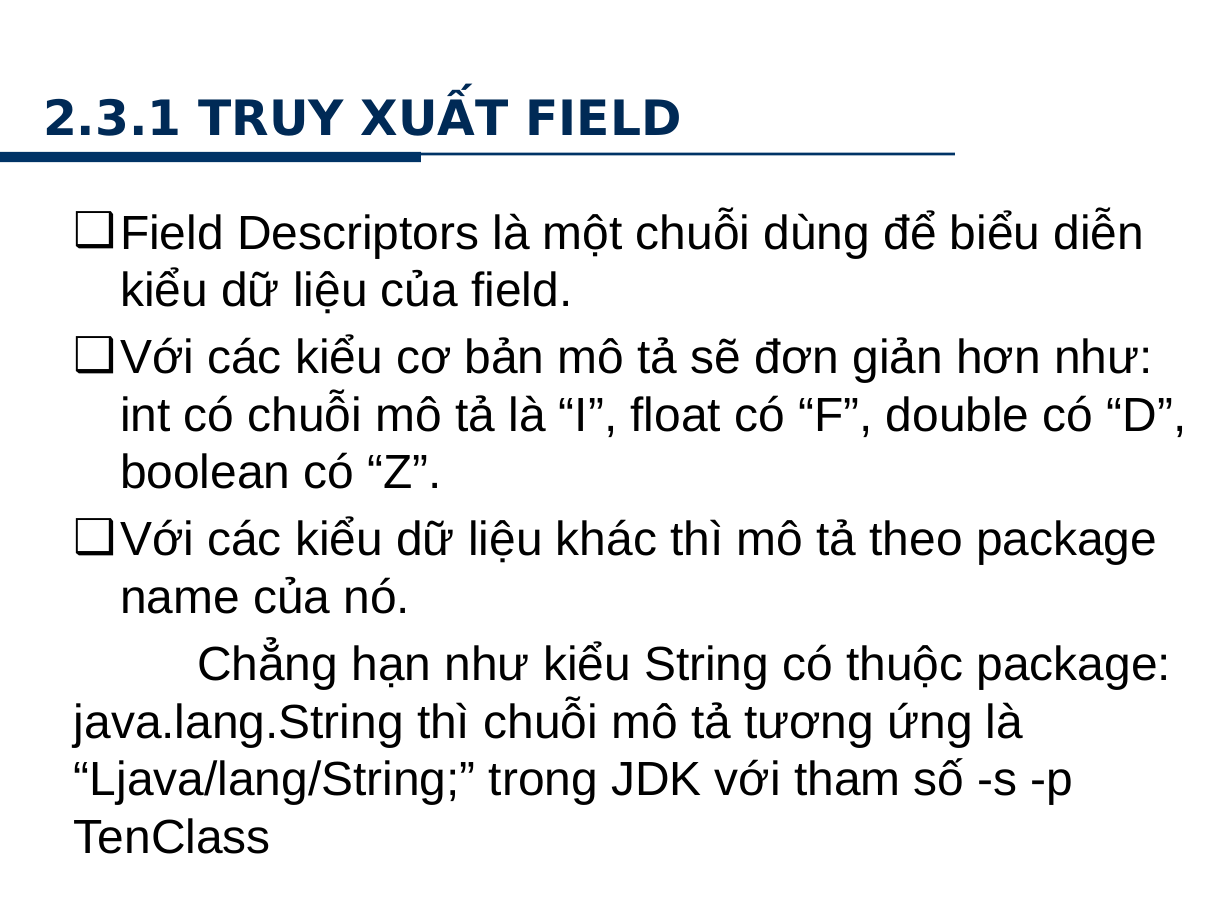
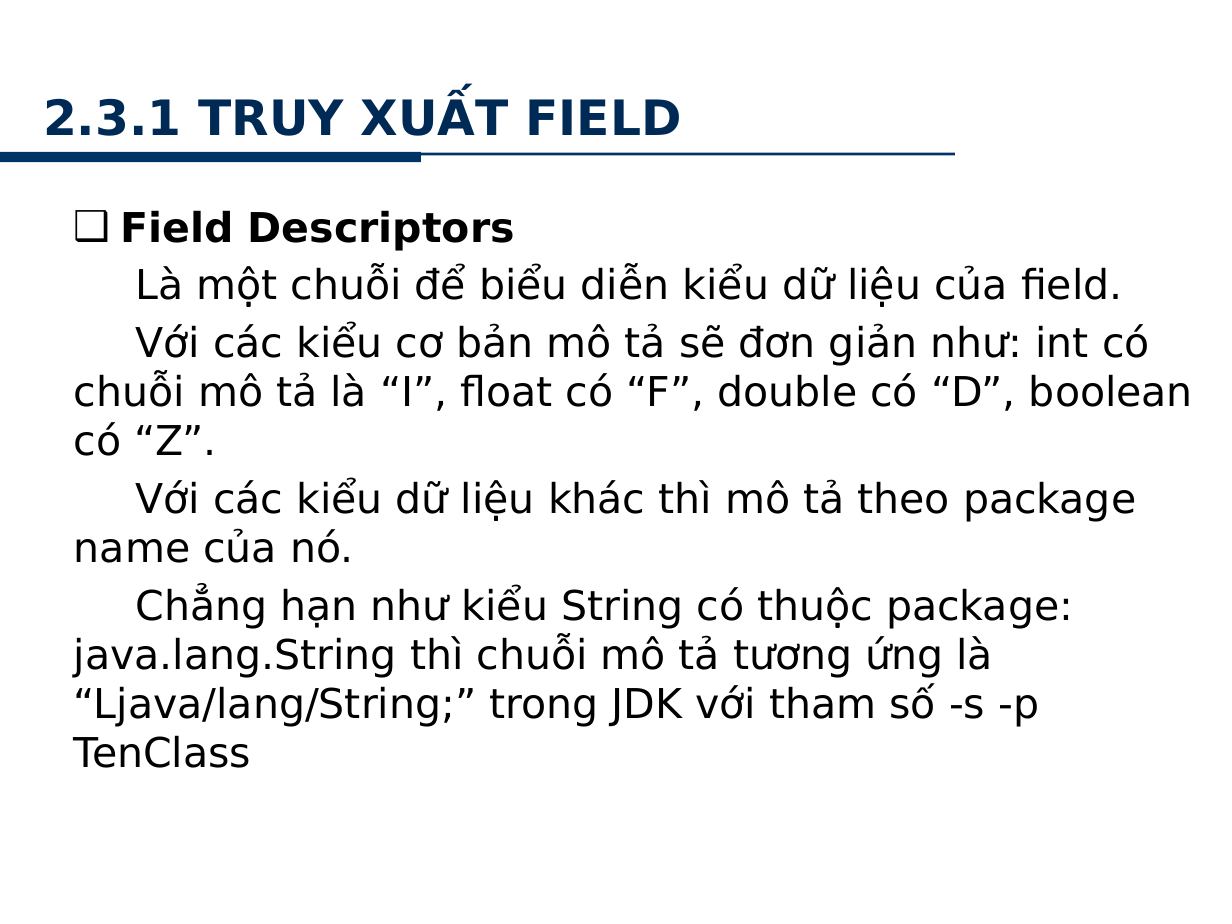
Before and after one commit to minhkhanh/UofS-Java, a slide deck: slide 17 of Seminar_JNI/Slide_00.pptx. Drawn at 1232x924 pixels with LibreOffice and Linux fonts; fonts in the diff are those of the drawing; background and template pictures are left out. Boxes give left, top, right and bottom in pixels: in the first picture for what was removed or moved away, otherwise in the second. Text is boxed around its words. In the diff, an @@ line names an element or a change of style, - is before the commit and + after.

```diff
--- a/Seminar_JNI/Slide_00.pptx
+++ b/Seminar_JNI/Slide_00.pptx
@@ text at (74, 210, 1193, 456): text changed; size 28 to 24 pt; font Arial to DejaVu Sans @@
-  ❑ Field Descriptors là một chuỗi dùng để biểu diễn kiểu dữ liệu của field.
-❑ Với các kiểu cơ bản mô tả sẽ đơn giản hơn như: int có chuỗi mô tả là “I”, float có “F”, double có “D”, boolean có “Z”.
+  ❑ Field Descriptors
+  Là một chuỗi để biểu diễn kiểu dữ liệu của field.
+Với các kiểu cơ bản mô tả sẽ đơn giản như: int có chuỗi mô tả là “I”, float có “F”, double có “D”, boolean có “Z”.
@@ text at (74, 479, 1136, 768): size 28 to 24 pt, font Arial to DejaVu Sans in "Với các kiểu dữ liệu khác thì ...", "Chẳng hạn như kiểu String có thuộc ..."; bullet ❑ to none; indent changed @@
```
Also in this commit, not shown: 5 other slides changed.
